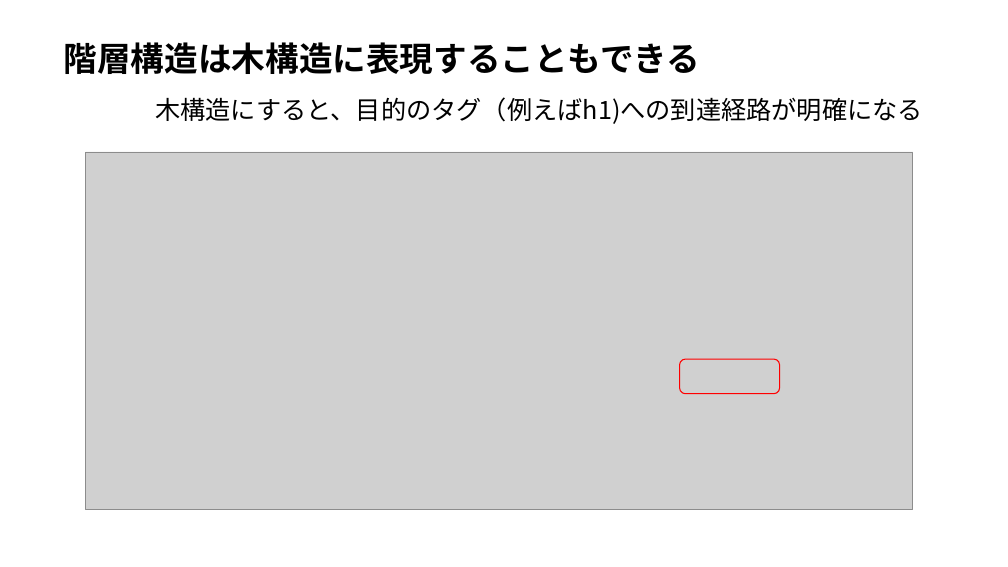
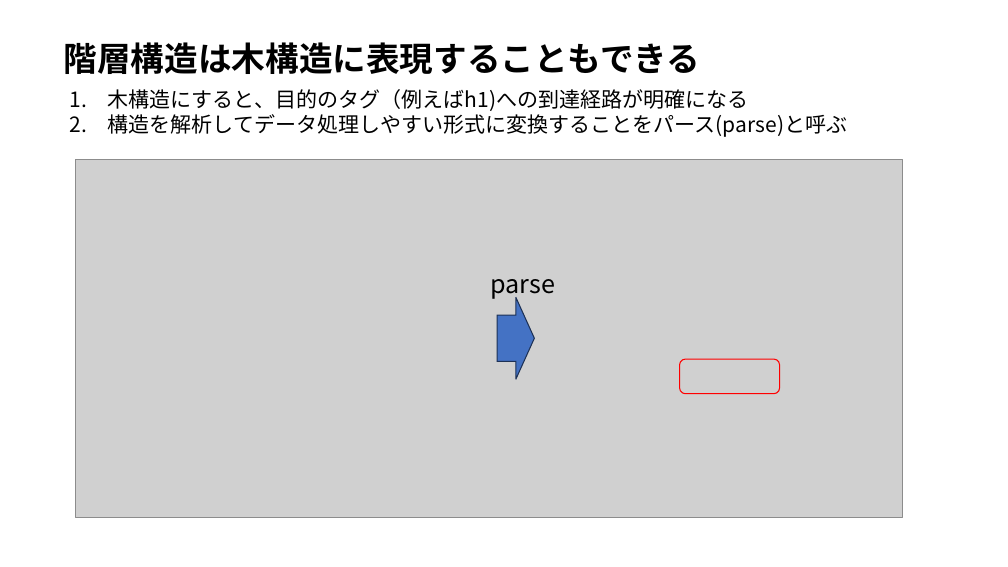
Before and after one commit to ueharaLab/bigdata4_scraper, a slide deck: slide 18 of bigdata4 scraper.pptx (slide 14 before the commit). Drawn at 1008x567 pixels with LibreOffice and Linux fonts; fonts in the diff are those of the drawing; grey boxes stand for pictures. Boxes give left, top, right and bottom in pixels: in the first picture for what was removed or moved away, otherwise in the second. Text is boxed around its words. In the diff, an @@ line names an element or a change of style, - is before the commit and + after.

```diff
--- a/bigdata4 scraper.pptx
+++ b/bigdata4 scraper.pptx
@@ text "木構造にすると、目的のタグ（例えばh1)への到達経路が明確になる" moved from (x1=155, y1=97, x2=923, y2=124) to (x1=108, y1=89, x2=848, y2=137) @@
@@ text at (x1=108, y1=89, x2=749, y2=111): size 24 to 20 pt in "木構造にすると、目的のタグ（例えばh1)への到達経路が明確になる"; bullet none to 1. @@
@@ text at (x1=108, y1=114, x2=848, y2=137): paragraph added @@
+2. 構造を解析してデータ処理しやすい形式に変換することをパース(parse)と呼ぶ
@@ picture moved from (x1=85, y1=152, x2=913, y2=510) to (x1=76, y1=160, x2=903, y2=517) @@
@@ text added at (x1=491, y1=279, x2=556, y2=300), 24 pt, text #000000 @@
+parse
@@ right arrow added at (x1=498, y1=297, x2=535, y2=380), fill #4472C4, outline #1E3256 1 pt @@
```
Also in this commit, not shown: 7 other slides changed, 4 slides added, 3 other files.
